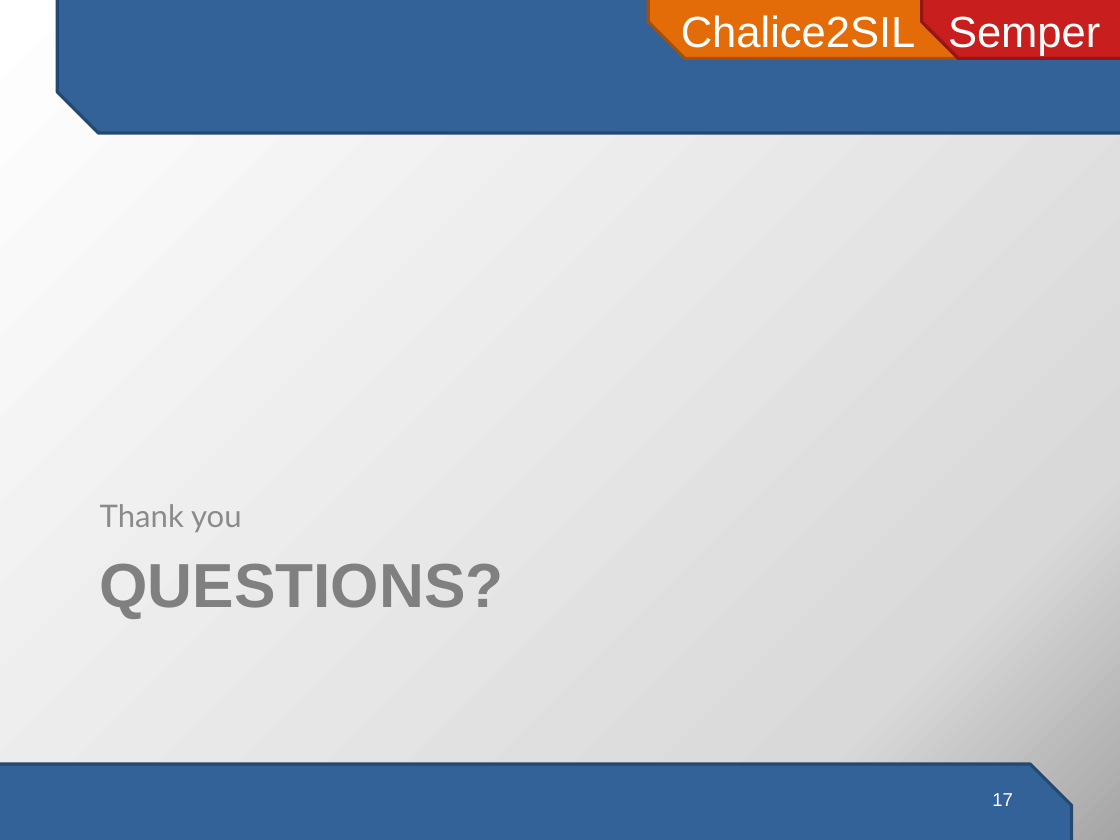
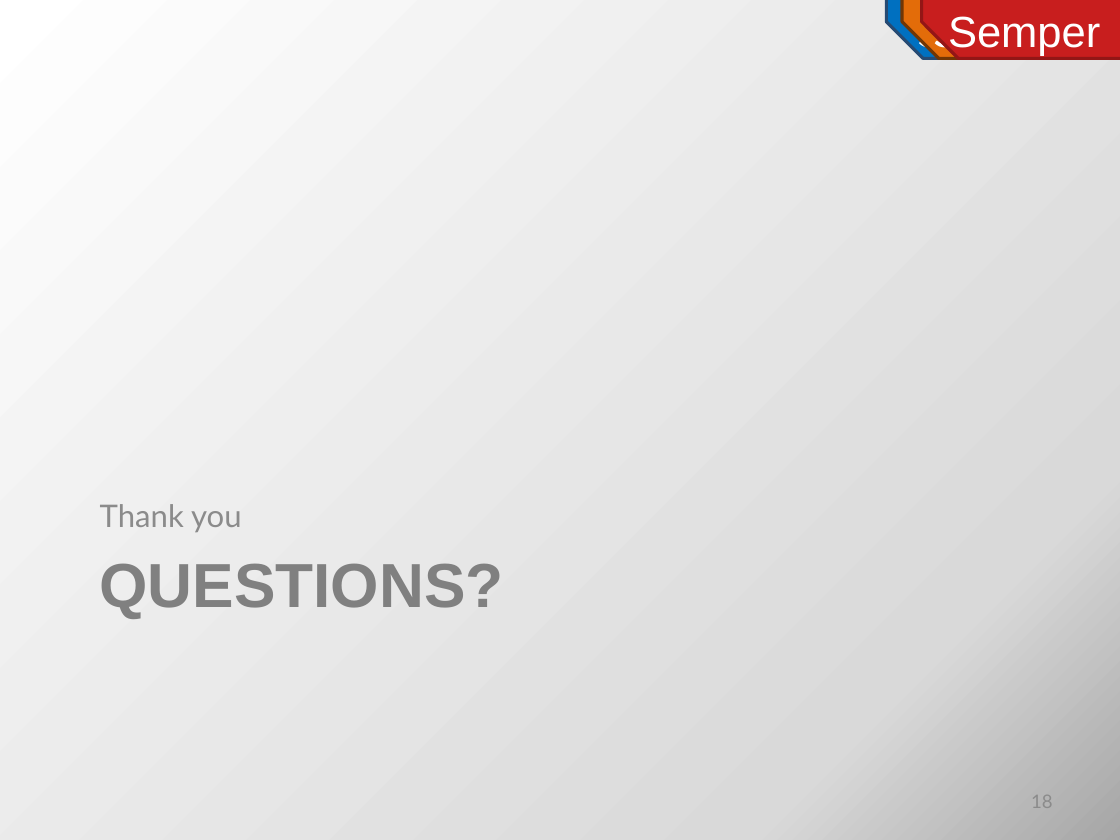
Before and after one commit to viperproject/chalice2silver, a slide deck: slide 18 of chalice2sil/doc/presentation/chalice2sil-presentation.pptx (slide 17 before the commit). Drawn at 1120x840 pixels with LibreOffice and Linux fonts; fonts in the diff are those of the drawing. Boxes give left, top, right and bottom in pixels: in the first picture for what was removed or moved away, otherwise in the second. Text is boxed around its words. In the diff, an @@ line names an element or a change of style, - is before the commit and + after.

```diff
--- a/chalice2sil/doc/presentation/chalice2sil-presentation.pptx
+++ b/chalice2sil/doc/presentation/chalice2sil-presentation.pptx
@@ snip diag rect removed at <box>57,0,1120,132</box> @@
@@ snip diag rect removed at <box>648,0,983,59</box> @@
-Chalice2SIL
@@ snip diag rect added at <box>886,0,1120,59</box>, fill #0070C0, outline #264A73 2 pt, 28 pt, text #FFFFFF @@
+Semper
@@ snip diag rect added at <box>902,0,1120,59</box>, fill #E36C09, outline #723604 2 pt, 28 pt, text #FFFFFF @@
+Semper
@@ snip diag rect removed at <box>0,764,1072,840</box> @@
@@ page number at <box>1031,795,1053,808</box>: text changed; font Arial to Lato; text colour #FFFFFF to #8C8C8C @@
-17
+18
```
Also in this commit, not shown: 2 other slides changed, 2 slides added, 1 slide removed.
